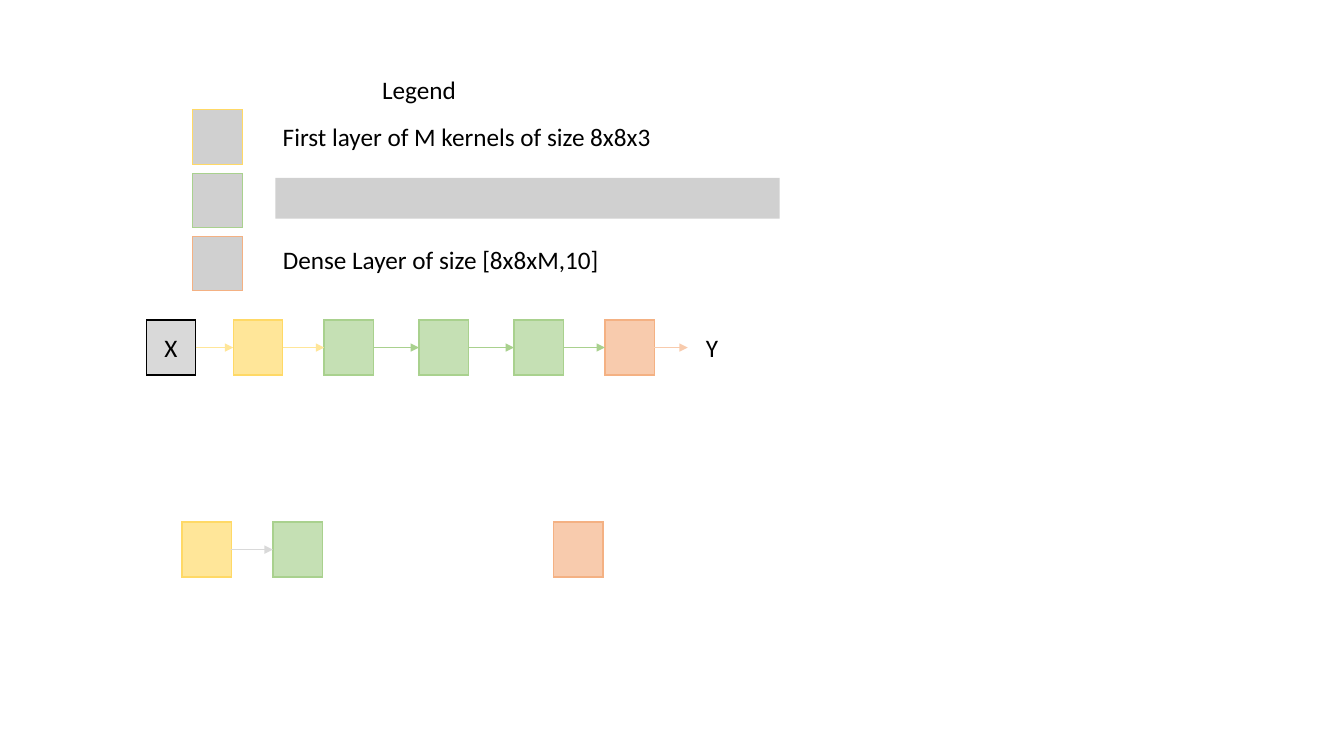
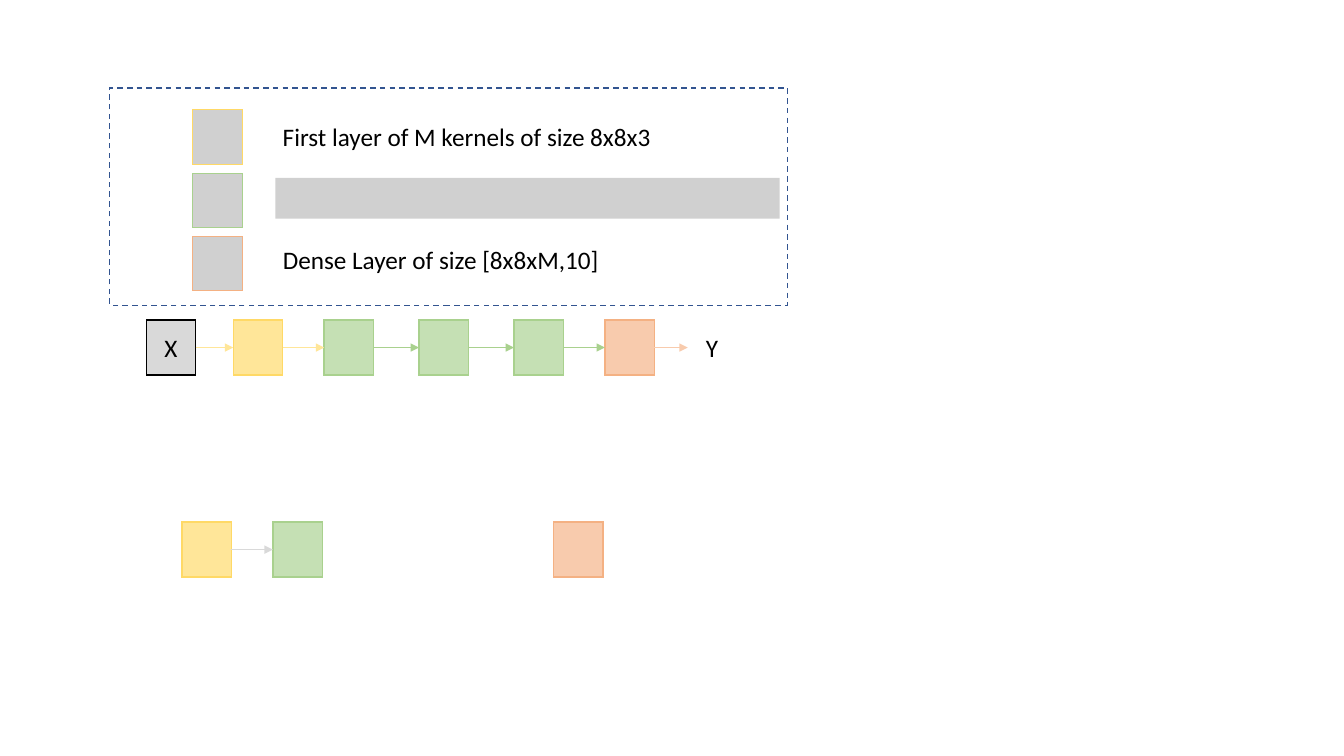
Before and after one commit to PabloRR100/Recursive_Networks, a slide deck: slide 4 of images/images.pptx (slide 8 before the commit). Drawn at 1344x756 pixels with LibreOffice and Linux fonts; fonts in the diff are those of the drawing; grey boxes stand for pictures. Boxes give left, top, right and bottom in pixels: in the first picture for what was removed or moved away, otherwise in the second. Text is boxed around its words. In the diff, an @@ line names an element or a change of style, - is before the commit and + after.

```diff
--- a/images/images.pptx
+++ b/images/images.pptx
@@ rectangle added at <box>110,88,788,306</box>, outline #325491 1 pt dashed @@
@@ text removed at <box>382,81,456,104</box> @@
-Legend
```
Also in this commit, not shown: 1 other slide changed, 7 other files.
